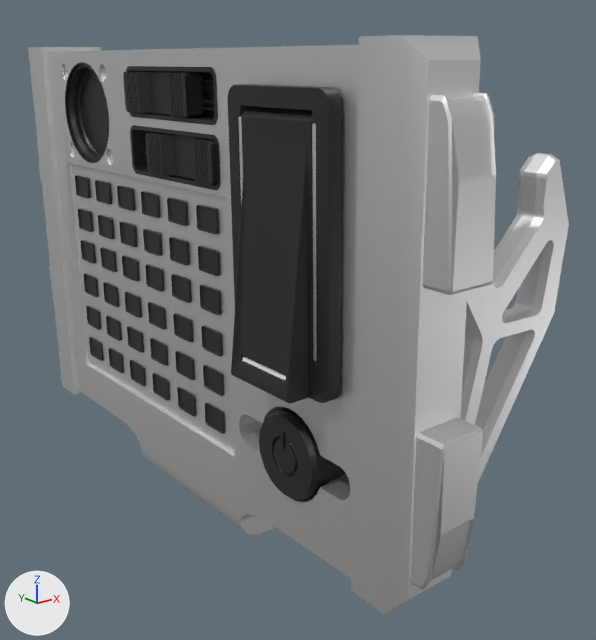
The FBX model Assets/Meshes/Props/TerminalsAndConsoles/Arena_001_SecurityKeypad.fbx as it was, and as the next commit left it.
Rendered twice from a 50 mm lens placed at (-0.402, -0.4, 0.681), pointed at (-0.036, 0.057, 0.498). The axes (+X, +Y, +Z) are drawn at lower left. The lights are the same throughout. Where no turn or scale is listed for an object, it has been applied to the vertices.

The scene before the commit, as lines of its bpy script (objects in view):
```python
me_arena_001_securitykeypad = bpy.data.meshes.new('Arena_001_SecurityKeypad')
me_arena_001_securitykeypad.from_pydata(...)  # 13382 vertices, 9021 faces; spans x -0.031..0.145, y -0.298..0.186, z -0.208..0.12
# faces by material slot: [1292, 874, 76, 6, 1344, 76, 5353]
me_arena_001_securitykeypad.materials.append(mat_sy_dark_matte)  # black #212121
me_arena_001_securitykeypad.materials.append(mat_sy_red_matte)  # black #212121
me_arena_001_securitykeypad.materials.append(mat_sy_steel_mat)  # white #e7e7e7
me_arena_001_securitykeypad.materials.append(mat_sy_warm_5_emmisive)  # white #e7e7e7
me_arena_001_securitykeypad.materials.append(mat_mat_001)  # white #e7e7e7
me_arena_001_securitykeypad.materials.append(mat_sy_med_matte)  # black #212121
me_arena_001_securitykeypad.materials.append(mat_sy_battlehsip_matte)  # black #212121
ob_arena_001_securitykeypad = bpy.data.objects.new('Arena_001_SecurityKeypad', me_arena_001_securitykeypad)
ob_arena_001_securitykeypad.location = (-0.1151, 0.1427, 0.5717)
```
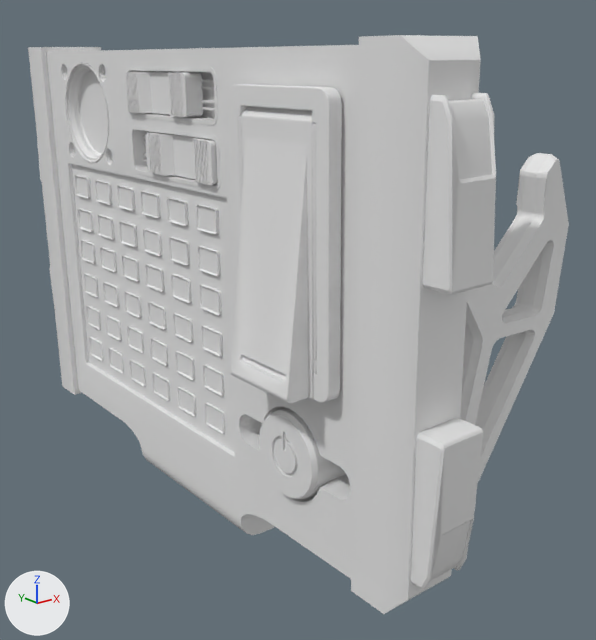
What differs and where, as boxes (x1, y1, x2, y2) in the pictures (596 x 640 px):
part 1 of me_arena_001_securitykeypad, recoloured (black to white): (65, 63, 342, 403) in both
part 2 of me_arena_001_securitykeypad, recoloured (black to white): (123, 71, 346, 499) in both
part 3 of me_arena_001_securitykeypad, recoloured (black to white): (142, 71, 215, 162) in both
part 4 of me_arena_001_securitykeypad, recoloured (black to white): (75, 175, 225, 434) in both

Patch to the scene script:
```diff
--- a/Assets/Meshes/Props/TerminalsAndConsoles/Arena_001_SecurityKeypad.fbx.py
+++ b/Assets/Meshes/Props/TerminalsAndConsoles/Arena_001_SecurityKeypad.fbx.py
@@ me_arena_001_securitykeypad @@
 me_arena_001_securitykeypad.from_pydata(...)  # 13382 vertices, 9021 faces; spans x -0.031..0.145, y -0.298..0.186, z -0.208..0.12
 # used by ob_arena_001_securitykeypad; location = (-0.1151, 0.1427, 0.5717)
-me_arena_001_securitykeypad.materials.append(mat_sy_steel_mat)  # white #e7e7e7
-me_arena_001_securitykeypad.materials.append(mat_sy_warm_5_emmisive)  # white #e7e7e7
-me_arena_001_securitykeypad.materials.append(mat_mat_001)  # white #e7e7e7
+# me_arena_001_securitykeypad part 1: all 1292 faces that had it switch from mat_sy_dark_matte (black #212121) to no material
+# me_arena_001_securitykeypad part 2: all 874 faces that had it switch from mat_sy_red_matte (black #212121) to no material
+# me_arena_001_securitykeypad part 3: all 76 faces that had it switch from mat_sy_med_matte (black #212121) to no material
+# me_arena_001_securitykeypad part 4: all 5353 faces that had it switch from mat_sy_battlehsip_matte (black #212121) to no material
```
